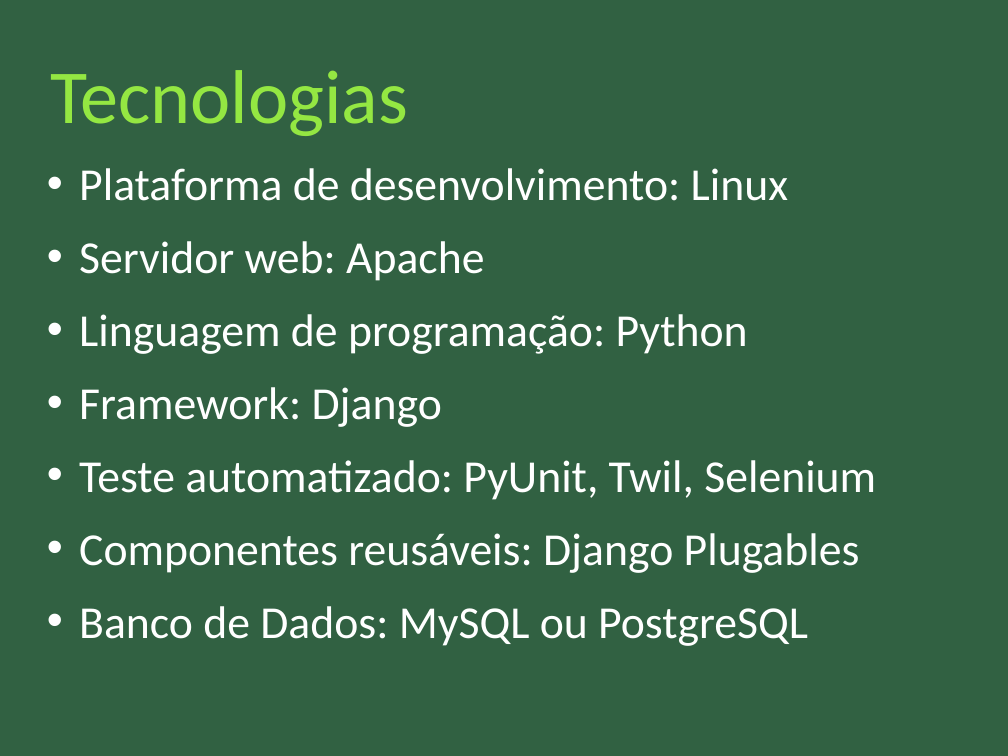
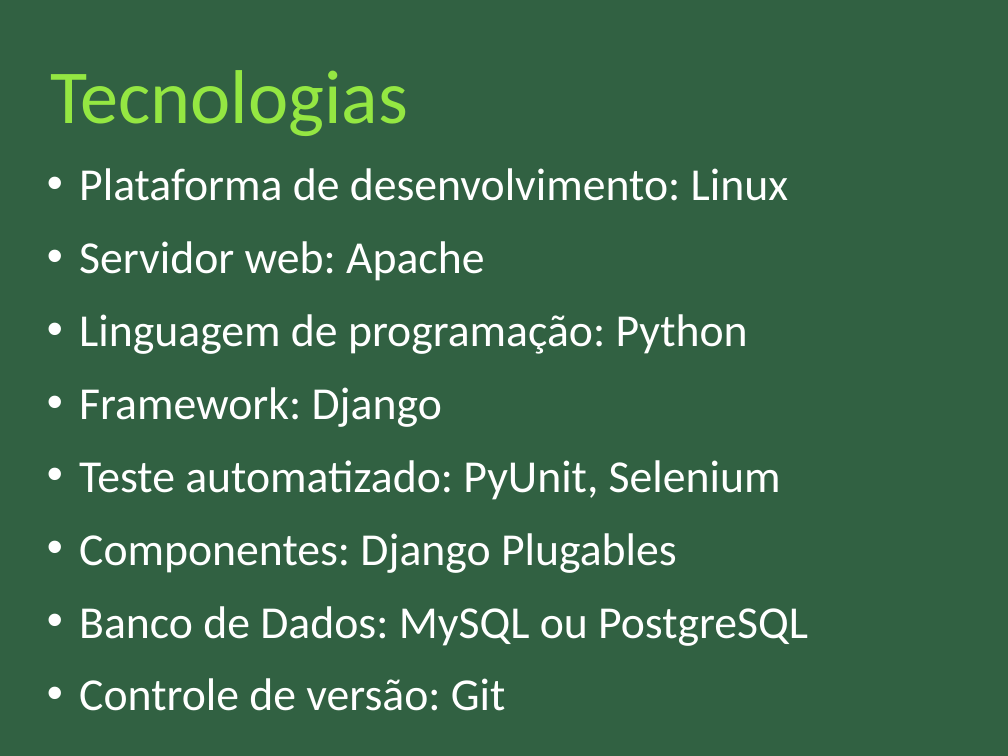
Before and after one commit to nathaliaspatricio/febracev, a slide deck: slide 22 of doc/atividades_psi/apresentacao_psi.odp (slide 8 before the commit). Drawn at 1008x756 pixels with LibreOffice and Linux fonts; fonts in the diff are those of the drawing. Boxes give left, top, right and bottom in pixels: in the first picture for what was removed or moved away, otherwise in the second. Text is boxed around its words. In the diff, an @@ line names an element or a change of style, - is before the commit and + after.

```diff
--- a/doc/atividades_psi/apresentacao_psi.odp
+++ b/doc/atividades_psi/apresentacao_psi.odp
@@ text at [79,460,781,573]: text changed @@
-• Teste automatizado: PyUnit, Twil, Selenium
-• Componentes reusáveis: Django Plugables
+• Teste automatizado: PyUnit, Selenium
+• Componentes: Django Plugables
@@ text at [79,678,506,711]: paragraph added @@
+• Controle de versão: Git
```
Also in this commit, not shown: 5 other slides changed, 28 slides added, 2 slides removed, 6 other files.
